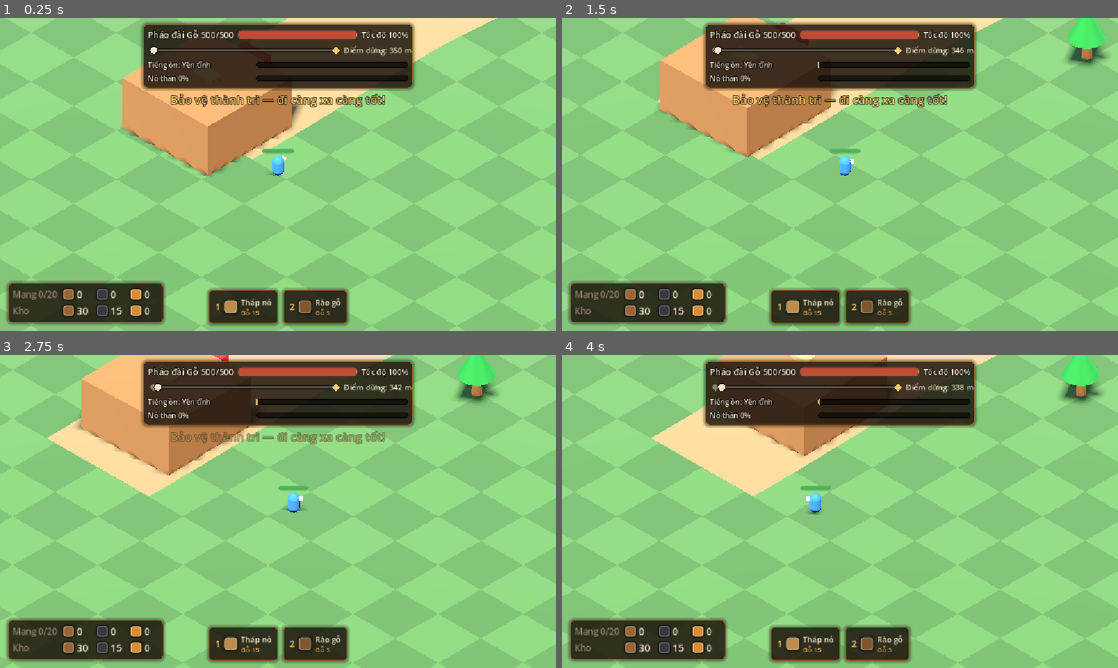
Above: before the commit, frames 1-4 (two rows, left to right).
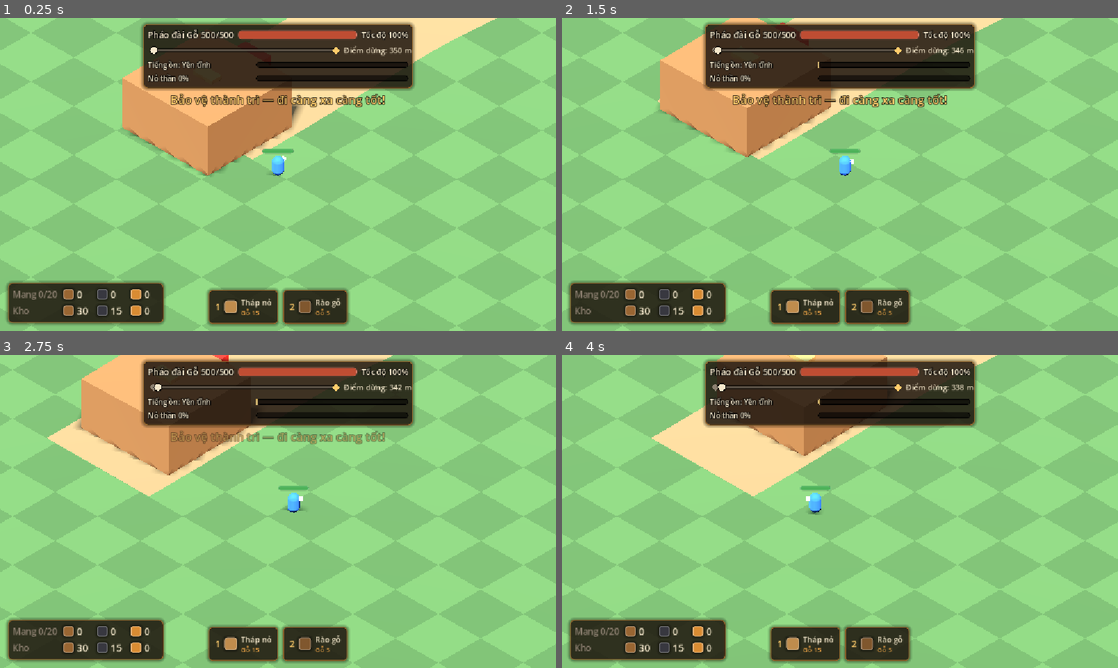
Above: after the commit, the same moments.

Repository: hieudeptrai196/thanhtri2
Game: Godot game, scene res://scenes/main.tscn
The game is run twice, just before and just after one commit, with the same random seed, the same clock (stepped at 60 frames per second) and the same inputs.
Inputs (mouse positions are in pixels of both pictures, inside the frame that each line leads up to):
- Up to frame 1 (0.25 s): no input
- Up to frame 2 (1.5 s): tap Enter at 0.5 s; move the mouse to (962, 158) at 0.52 s; press the mouse at (962, 158) at 0.53 s; hold D (move_right) 0.53-1.25 s; tap Space (ready) at 0.8 s; release the mouse at (962, 158) at 1.25 s; drag from (728, 190) to (812, 237) at 1.27 s
- Up to frame 3 (2.75 s): move the mouse to (333, 442) at 2.02 s; press the mouse at (333, 442) at 2.03 s; hold D (move_right) from 2.03 s (still down); tap Space (ready) at 2.3 s
- Up to frame 4 (4 s): release D (move_right) at 2.75 s; release the mouse at (895, 442) at 2.75 s; drag from (812, 574) to (673, 464) at 2.77 s; move the mouse to (1006, 558) at 3.52 s; hold A (move_left) from 3.53 s (still down); tap Shift (dash) at 3.6 s; click (1006, 558) at 3.67 s; tap Space (ready) at 3.8 s

The runs differ from the first frame. In frame 2, 0.9% of the frame differs, in the area x 90-99%, y 0-16%; in frame 3, 0.9%, in the area x 81-90%, y 0-16%; in frame 4, 0.9%.

Commit message:
M1.8: chọn 1 trong 2 tuyến ở điểm dừng
- RouteType (.tres): Rừng già, Mỏ than, Đồng bằng, Đền hoang — hệ số cây/than/bom, tốc độ sinh/máu quái, rơi đồ, màu đất
- 2 tuyến rút theo seed mỗi điểm dừng; không chọn thì lấy tuyến 1; áp dụng tới điểm dừng kế
- RouteContent hoãn nội dung sau điểm dừng tới khi chọn tuyến; Spawner nhận hệ số tuyến
- Bảng điểm dừng có hàng chọn tuyến (vừa 720p); thông báo tuyến khi khởi hành
- Test 84/84 (test_route_choice.gd); test cũ độc lập với bom ngẫu nhiên

Co-Authored-By: Claude Opus 5.5 <noreply@anthropic.com>

Diff:
--- a/match/match.gd
+++ b/match/match.gd
@@ -38,11 +38,17 @@
 var elapsed: float = 0.0
 var kills: int = 0
 
+## Route types offered at the current stop, the pick (-1 = none yet), and the stretch being driven.
+var route_offers: Array[RouteType] = []
+var route_choice: int = -1
+var current_route: RouteType = null
+
 ## Weapon cards offered at the current stop, and which one was bought (-1 = none yet).
 var weapon_offers: Array[WeaponUpgrade] = []
 var weapon_choice: int = -1
 
 var _respawn_left: float = 0.0
+var _route_rng: RandomNumberGenerator
 
 
 func _ready() -> void:
@@ -60,11 +66,15 @@
 	_upgrade_panel.tier_upgrade_requested.connect(request_tier_upgrade)
 	_upgrade_panel.fortress_upgrade_requested.connect(request_fortress_upgrade)
 	_upgrade_panel.weapon_upgrade_requested.connect(request_weapon_upgrade)
+	_upgrade_panel.route_requested.connect(request_route)
 	_upgrade_panel.depart_requested.connect(_on_ready_requested)
 	_upgrade_panel.hide()
 	_result_screen.restart_requested.connect(restart)
 	_content.bomb_exploded.connect(_on_bomb_exploded)
 	_content.setup(_route, _seeded_rng("content"))
+	# Roadside content past the first stop waits until a route is picked there.
+	_content.set_content_limit(_route.stop_distance(0))
+	_route_rng = _seeded_rng("routes")
 	_route.setup(_seeded_rng("route"))
 
 	var players: Array[Node3D] = [_warrior]
@@ -193,6 +203,26 @@
 		_hud.show_toast(tr("TRUY ĐUỔI! Bầy quái dồn tới từ phía sau — chạy tới điểm dừng!"))
 
 
+## Picks the route for the stretch after this stop (may be changed until departure).
+func request_route(index: int) -> bool:
+	if not _follower.is_stopped or index < 0 or index >= route_offers.size():
+		return false
+	route_choice = index
+	_upgrade_panel.set_route_choice(index)
+	return true
+
+
+func _apply_route(type: RouteType) -> void:
+	current_route = type
+	_content.route_type = type
+	_content.set_content_limit(_follower.next_stop_distance())
+	_spawner.route_rate_multiplier = type.enemy_rate_multiplier
+	_spawner.route_health_multiplier = type.enemy_health_multiplier
+	var ground: ShaderMaterial = $Ground/Mesh.mesh.material
+	ground.set_shader_parameter(&"color_a", type.ground_color_a)
+	ground.set_shader_parameter(&"color_b", type.ground_color_b)
+
+
 func restart() -> void:
 	get_tree().paused = false
 	get_tree().reload_current_scene()
@@ -242,6 +272,9 @@
 
 func _on_enemy_dropped(contents: Dictionary, at: Vector3) -> void:
 	kills += 1
+	if current_route and current_route.drop_multiplier != 1.0:
+		for id in contents:
+			contents[id] = roundi(contents[id] * current_route.drop_multiplier)
 	_fortress.divine_crossbow.add_charge(_fortress.divine_crossbow.charge_per_kill)
 	_spawn_pickup(contents, at)
 
@@ -266,12 +299,19 @@
 	_spawner.clear()
 	weapon_offers = WeaponUpgrades.draw(rng, 3)
 	weapon_choice = -1
+	route_offers = RouteTypes.draw(_route_rng, 2)
+	route_choice = -1
 	_upgrade_panel.show()
 	_upgrade_panel.set_weapon_offers(weapon_offers)
+	_upgrade_panel.set_route_offers(route_offers)
 	_hud.show_toast(tr("Điểm dừng — nâng cấp rồi khởi hành"))
 
 
 func _on_departed() -> void:
 	_spawner.active = true
 	_upgrade_panel.hide()
-	_hud.show_toast(tr("Khởi hành!"))
+	if not route_offers.is_empty():
+		_apply_route(route_offers[maxi(route_choice, 0)])
+		_hud.show_toast(tr("Khởi hành — tuyến %s") % tr(current_route.display_name))
+	else:
+		_hud.show_toast(tr("Khởi hành!"))
--- a/match/match.tscn
+++ b/match/match.tscn
@@ -102,9 +102,9 @@
 anchor_right = 0.5
 anchor_bottom = 0.5
 offset_left = -500.0
-offset_top = -240.0
+offset_top = -300.0
 offset_right = 500.0
-offset_bottom = 240.0
+offset_bottom = 300.0
 grow_horizontal = 2
 grow_vertical = 2
 script = ExtResource("10_panel")
--- a/match/spawner.gd
+++ b/match/spawner.gd
@@ -17,6 +17,9 @@
 
 ## Optional; without it noise has no effect.
 var noise: NoiseMeter
+## Set by the match from the current route type.
+var route_rate_multiplier: float = 1.0
+var route_health_multiplier: float = 1.0
 
 var active: bool = false
 
@@ -46,7 +49,7 @@
 	if _time_left > 0.0:
 		return
 	var at := distance()
-	_time_left = difficulty.spawn_interval(at) / (noise.spawn_rate_multiplier() if noise else 1.0)
+	_time_left = difficulty.spawn_interval(at) / (noise.spawn_rate_multiplier() if noise else 1.0) / route_rate_multiplier
 	spawn_wave(difficulty.pack_size(at) + (noise.extra_pack_size() if noise else 0))
 
 
@@ -71,7 +74,7 @@
 	add_child(enemy)
 	enemy.global_position = spawn_position
 	enemy.setup(_fortress, _players)
-	enemy.apply_scaling(difficulty.health_multiplier(distance()), difficulty.damage_multiplier(distance()),
+	enemy.apply_scaling(difficulty.health_multiplier(distance()) * route_health_multiplier, difficulty.damage_multiplier(distance()),
 		noise.enemy_speed_multiplier() if noise else 1.0)
 	enemy.dropped.connect(enemy_dropped.emit)
 	return enemy
--- a/tests/game_test.gd
+++ b/tests/game_test.gd
@@ -103,6 +103,12 @@
 	return node
 
 
+## Removes the randomly placed bombs so a test is not affected by the road layout.
+func clear_random_bombs(match_node: Node) -> void:
+	for bomb in match_node.get_node("RouteContent").bombs():
+		bomb.free()
+
+
 func spawn_dummy(match_node: Node, at: Vector3) -> Node3D:
 	var dummy: Node3D = DUMMY_SCENE.instantiate()
 	match_node.add_child(dummy)
--- a/tests/test_bombs.gd
+++ b/tests/test_bombs.gd
@@ -5,6 +5,7 @@
 	var m := await start_match()
 	var fortress: Fortress = m.get_node("Fortress")
 	var content: RouteContent = m.get_node("RouteContent")
+	clear_random_bombs(m)
 	var bomb := content.place_bomb(fortress.follower.distance + 20.0)
 	var damage := bomb.damage
 	var explosions := []
--- a/tests/test_fortress_upgrades.gd
+++ b/tests/test_fortress_upgrades.gd
@@ -61,6 +61,7 @@
 func test_boiling_oil_pours_when_health_drops_a_step() -> void:
 	var m := await _match_at_stop()
 	var fortress := _quiet_fortress(m)
+	fortress.health.reset()  # bombs on the way may already have cost health
 	fortress.storage.add_all(OIL.costs[0])
 	check(m.request_fortress_upgrade(OIL), "boiling oil bought")
 	var enemy := _enemy_at_walls(m, 3.0)
--- a/tests/test_noise.gd
+++ b/tests/test_noise.gd
@@ -6,6 +6,7 @@
 	var fortress: Fortress = m.get_node("Fortress")
 	fortress.storage.add(&"coal", 50)
 	var noise: NoiseMeter = m.noise
+	clear_random_bombs(m)  # a bomb on the way would add its own noise
 	await seconds(10.0)
 	check_near(noise.value, 10.0 * noise.passive_per_second, 0.2, "passive noise after 10 s")
 	var before := noise.value
--- a/tests/test_route.gd
+++ b/tests/test_route.gd
@@ -63,6 +63,7 @@
 	var route: EndlessRoute = m.get_node("Route")
 	var content: RouteContent = m.get_node("RouteContent")
 	route.keep_behind = 5000.0  # keep the whole road so positions can be checked against it
+	content.set_content_limit(INF)  # place everything, not just up to the first stop
 	route.ensure_ahead(1200.0)
 	var trees := 0
 	var rocks := 0
--- /dev/null
+++ b/tests/test_route_choice.gd
@@ -0,0 +1,105 @@
+extends GameTest
+
+const FOREST := preload("res://world/routes/old_forest.tres")
+const PLAINS := preload("res://world/routes/plains.tres")
+const TEMPLE := preload("res://world/routes/ruined_temple.tres")
+
+
+func _match_at_stop(rng_seed: int = 1) -> Node:
+	var m := await start_match(rng_seed)
+	var follower: RouteFollower = m.get_node("Fortress/RouteFollower")
+	m.get_node("Fortress").storage.add(&"coal", 100)
+	follower.base_speed = 300.0
+	for i in 300:
+		await frames(1)
+		if follower.is_stopped:
+			break
+	check(follower.is_stopped, "fortress reaches the stop")
+	return m
+
+
+func _resources_between(m: Node, from: float, to: float, id: StringName) -> int:
+	var count := 0
+	for entry in m.get_node("RouteContent")._spawned:
+		if is_instance_valid(entry[0]) and entry[0] is ResourceNode and entry[0].resource_type.id == id and entry[1] >= from and entry[1] < to:
+			count += 1
+	return count
+
+
+func test_stop_offers_two_routes_deterministically() -> void:
+	var m := await _match_at_stop(21)
+	var first: Array = m.route_offers.map(func(r: RouteType) -> StringName: return r.id)
+	check(first.size() == 2 and first[0] != first[1], "two different routes offered: %s" % [first])
+	m = await _match_at_stop(21)
+	check(m.route_offers.map(func(r: RouteType) -> StringName: return r.id) == first, "same seed, same offer")
+
+
+func test_content_past_the_stop_waits_for_the_choice() -> void:
+	var m := await _match_at_stop()
+	var route: EndlessRoute = m.get_node("Route")
+	var stop := route.stop_distance(0)
+	var beyond := _resources_between(m, stop + route.segment_length, INF, &"wood") + _resources_between(m, stop + route.segment_length, INF, &"coal")
+	check(beyond == 0, "nothing placed past the stop before choosing, found %d" % beyond)
+	m.request_route(0)
+	m.get_node("Fortress/RouteFollower").depart()
+	await frames(2)
+	var placed := _resources_between(m, stop, route.stop_distance(1), &"wood") + _resources_between(m, stop, route.stop_distance(1), &"coal")
+	check(placed > 0, "the next stretch is filled once a route is picked (%d)" % placed)
+
+
+func test_route_changes_the_roadside_and_enemies() -> void:
+	var counts := {}
+	for type in [FOREST, PLAINS]:
+		var m := await _match_at_stop(5)
+		m.route_offers = Array([type, TEMPLE], TYPE_OBJECT, &"Resource", RouteType)
+		m.request_route(0)
+		m.get_node("Fortress/RouteFollower").depart()
+		await frames(2)
+		var route: EndlessRoute = m.get_node("Route")
+		route.ensure_ahead(route.stop_distance(1))
+		counts[type.id] = _resources_between(m, route.stop_distance(0), route.stop_distance(1), &"wood")
+		var spawner: Spawner = m.get_node("Spawner")
+		check(spawner.route_rate_multiplier == type.enemy_rate_multiplier, "%s sets the enemy rate" % type.id)
+		check(m.current_route == type, "%s is the current route" % type.id)
+	check(counts[&"old_forest"] > counts[&"plains"] * 2, "the old forest has far more trees: %s" % counts)
+
+
+func test_departing_without_choosing_takes_the_first_offer() -> void:
+	var m := await _match_at_stop()
+	var first: RouteType = m.route_offers[0]
+	m.get_node("Fortress/RouteFollower").depart()
+	await frames(1)
+	check(m.current_route == first, "first offer applied by default")
+
+
+func test_temple_enemies_are_tougher_and_drop_more() -> void:
+	var m := await _match_at_stop()
+	m.route_offers = Array([TEMPLE, PLAINS], TYPE_OBJECT, &"Resource", RouteType)
+	m.request_route(0)
+	m.get_node("Fortress/RouteFollower").depart()
+	await frames(2)
+	m.get_node("Fortress/RouteFollower").base_speed = 0.0  # or the next stop clears the enemy first
+	m.get_node("Spawner").active = false
+	var warrior: Warrior = m.get_node("Warrior")
+	warrior.global_position = m.get_node("Fortress").global_position + Vector3(30, 0.1, 0)
+	var enemy: Enemy = m.get_node("Spawner").spawn_one()
+	check(enemy.get_node("Health").max_health > 30.0 * 1.29, "temple enemies have more health")
+	enemy.global_position = warrior.global_position + Vector3(2, 0, 3)
+	check(await attack_until_freed(warrior, enemy, 600), "the warrior kills it")
+	await frames(2)
+	var bronze := warrior.inventory.get_amount(&"bronze")  # the warrior may already have picked it up
+	for pile: Pickup in m.get_node("Pickups").get_children():
+		bronze += pile.contents.get(&"bronze", 0)
+	check(bronze == 2, "and drop twice the bronze, got %d" % bronze)
+
+
+func test_panel_route_cards_pick_a_route() -> void:
+	var m := await _match_at_stop()
+	var panel: UpgradePanel = m.get_node("UI/UpgradePanel")
+	check(panel._route_cards.size() == 2, "two route cards")
+	panel._route_cards[1].pressed.emit()
+	check(m.route_choice == 1, "pressing a card picks that route")
+	var ground: ShaderMaterial = m.get_node("Ground/Mesh").mesh.material
+	m.get_node("Fortress/RouteFollower").depart()
+	await frames(1)
+	check(ground.get_shader_parameter(&"color_a") == m.route_offers[1].ground_color_a, "the ground takes the route's colour")
--- a/ui/upgrade_panel.gd
+++ b/ui/upgrade_panel.gd
@@ -6,6 +6,7 @@
 signal tier_upgrade_requested
 signal fortress_upgrade_requested(upgrade: FortressUpgrade)
 signal weapon_upgrade_requested(index: int)
+signal route_requested(index: int)
 signal depart_requested
 
 const WEAPON_CARD_SCENE := preload("res://ui/weapon_card.tscn")
@@ -17,6 +18,9 @@
 var _offers: Array[WeaponUpgrade] = []
 var _cards: Array[WeaponCard] = []
 var _chosen: int = -1
+var _routes_row: HBoxContainer
+var _route_cards: Array[Button] = []
+var _route_choice: int = -1
 
 
 func setup(fortress: Fortress) -> void:
@@ -30,6 +34,10 @@
 	box.add_theme_constant_override("separation", 12)
 	add_child(box)
 	box.add_child(UiStyle.label(tr("Điểm dừng — nâng cấp"), 28, UiStyle.BRONZE_BRIGHT))
+	box.add_child(UiStyle.label(tr("Chọn tuyến tiếp theo"), 18, UiStyle.MUTED))
+	_routes_row = HBoxContainer.new()
+	_routes_row.add_theme_constant_override("separation", 12)
+	box.add_child(_routes_row)
 
 	# Two columns keep the panel short enough for 720p: fortress on the left, weapon cards on the right.
 	var columns := HBoxContainer.new()
@@ -78,6 +86,26 @@
 	refresh()
 
 
+func set_route_offers(offers: Array[RouteType]) -> void:
+	for card in _route_cards:
+		card.queue_free()
+	_route_cards.clear()
+	for i in offers.size():
+		var card := _make_route_card(offers[i])
+		card.pressed.connect(route_requested.emit.bind(i))
+		_routes_row.add_child(card)
+		_route_cards.append(card)
+	set_route_choice(-1)
+
+
+func set_route_choice(index: int) -> void:
+	_route_choice = index
+	for i in _route_cards.size():
+		var chosen := i == index
+		_route_cards[i].add_theme_stylebox_override("normal", UiStyle.card_frame(UiStyle.BRONZE_BRIGHT if chosen else UiStyle.BRONZE.darkened(0.25), 4 if chosen else 2,
+			Color.WHITE, UiStyle.WOOD_LIGHT if chosen else UiStyle.WOOD))
+
+
 func set_weapon_choice(index: int) -> void:
 	_chosen = index
 	refresh()
@@ -114,6 +142,28 @@
 		card.set_chosen(_chosen == i)
 
 
+# Wide card: route name and what it trades off. Uses RouteType.art later when it exists.
+func _make_route_card(type: RouteType) -> Button:
+	var card := Button.new()
+	card.custom_minimum_size = Vector2(0, 74)
+	card.size_flags_horizontal = Control.SIZE_EXPAND_FILL
+	UiStyle.apply_card(card)
+	var margin := MarginContainer.new()
+	margin.set_anchors_and_offsets_preset(Control.PRESET_FULL_RECT)
+	margin.mouse_filter = Control.MOUSE_FILTER_IGNORE
+	for side in ["left", "right", "top", "bottom"]:
+		margin.add_theme_constant_override("margin_" + side, 10)
+	card.add_child(margin)
+	var column := VBoxContainer.new()
+	column.mouse_filter = Control.MOUSE_FILTER_IGNORE
+	margin.add_child(column)
+	column.add_child(UiStyle.label(tr(type.display_name), 19, UiStyle.BRONZE_BRIGHT))
+	var description := UiStyle.label(tr(type.description), 14)
+	description.autowrap_mode = TextServer.AUTOWRAP_WORD_SMART
+	column.add_child(description)
+	return card
+
+
 func _add_button(parent: Control, pressed_signal: Signal) -> Button:
 	var button := Button.new()
 	button.add_theme_font_size_override("font_size", 17)
--- a/world/route_content.gd
+++ b/world/route_content.gd
@@ -35,6 +35,13 @@
 var _spawned: Array = []
 var _next_stop_index: int = 0
 var _road_material: StandardMaterial3D
+## Random roadside content is only placed up to this distance (the next stop, until a route is
+## picked there); later segments wait their turn. INF = no limit.
+var content_limit: float = INF
+## The stretch being generated (null = neutral, no modifiers).
+var route_type: RouteType = null
+## [from, to] segments waiting for `content_limit` to move past them, in order.
+var _pending: Array = []
 
 
 func setup(route: EndlessRoute, rng: RandomNumberGenerator) -> void:
@@ -63,6 +70,14 @@
 	return bomb
 
 
+## Raises the content limit and places any waiting segments now inside it.
+func set_content_limit(limit: float) -> void:
+	content_limit = limit
+	while not _pending.is_empty() and _pending[0][0] < content_limit:
+		var segment: Array = _pending.pop_front()
+		_place_random_content(segment[0], segment[1])
+
+
 func bombs() -> Array[HiddenBomb]:
 	var result: Array[HiddenBomb] = []
 	for entry in _spawned:
@@ -84,14 +99,23 @@
 	while _route.stop_distance(_next_stop_index) <= to_distance:
 		_place(STOP_MARKER_SCENE.instantiate(), _route.stop_distance(_next_stop_index), 0.0)
 		_next_stop_index += 1
+	if from_distance >= content_limit or not _pending.is_empty():
+		_pending.append([from_distance, to_distance])
+	else:
+		_place_random_content(from_distance, to_distance)
+
+
+# Trees, coal and bombs for one segment, scaled by the current route type.
+func _place_random_content(from_distance: float, to_distance: float) -> void:
 	if to_distance <= clear_start:
 		return
 	var start := maxf(from_distance, clear_start)
-	for i in _rng.randi_range(trees_per_segment.x, trees_per_segment.y):
+	var trees := _rng.randi_range(trees_per_segment.x, trees_per_segment.y)
+	for i in floori(trees * (route_type.tree_multiplier if route_type else 1.0) + _rng.randf()):
 		_place(TREE_SCENE.instantiate(), _rng.randf_range(start, to_distance), _random_side(tree_band))
-	if _rng.randf() < coal_chance:
+	if _rng.randf() < coal_chance * (route_type.coal_multiplier if route_type else 1.0):
 		_place(COAL_SCENE.instantiate(), _rng.randf_range(start, to_distance), _random_side(coal_band))
-	if _rng.randf() < bomb_chance:
+	if _rng.randf() < bomb_chance * (route_type.bomb_multiplier if route_type else 1.0):
 		var at := _rng.randf_range(start, to_distance)
 		if not _near_stop(at):
 			place_bomb(at)
--- /dev/null
+++ b/world/route_type.gd
@@ -0,0 +1,20 @@
+class_name RouteType
+extends Resource
+## A kind of road stretch offered at stops. Applies from the stop where it is picked to the next one:
+## how rich the roadside is, how dangerous it is, and how it looks.
+
+@export var id: StringName
+## Shown to players through tr().
+@export var display_name: String
+@export_multiline var description: String
+@export var tree_multiplier: float = 1.0
+@export var coal_multiplier: float = 1.0
+@export var bomb_multiplier: float = 1.0
+@export var enemy_rate_multiplier: float = 1.0
+@export var enemy_health_multiplier: float = 1.0
+## Multiplies what enemies drop (bronze).
+@export var drop_multiplier: float = 1.0
+@export var ground_color_a: Color = Color(0.32, 0.45, 0.25)
+@export var ground_color_b: Color = Color(0.28, 0.40, 0.22)
+## Card illustration. Optional: the card shows a placeholder until art exists.
+@export var art: Texture2D
--- /dev/null
+++ b/world/route_types.gd
@@ -0,0 +1,20 @@
+class_name RouteTypes
+## Road stretches that stops can offer.
+
+const ALL: Array[RouteType] = [
+	preload("res://world/routes/old_forest.tres"),
+	preload("res://world/routes/coal_mine.tres"),
+	preload("res://world/routes/plains.tres"),
+	preload("res://world/routes/ruined_temple.tres"),
+]
+
+
+## `count` distinct route types drawn with the given RNG (seeded by the run).
+static func draw(rng: RandomNumberGenerator, count: int) -> Array[RouteType]:
+	var pool := ALL.duplicate()
+	for i in range(pool.size() - 1, 0, -1):
+		var j := rng.randi_range(0, i)
+		var swap: RouteType = pool[i]
+		pool[i] = pool[j]
+		pool[j] = swap
+	return pool.slice(0, mini(count, pool.size()))
--- /dev/null
+++ b/world/routes/coal_mine.tres
@@ -0,0 +1,14 @@
+[gd_resource type="Resource" script_class="RouteType" format=3]
+
+[ext_resource type="Script" path="res://world/route_type.gd" id="1_route"]
+
+[resource]
+script = ExtResource("1_route")
+id = &"coal_mine"
+display_name = "Mỏ than"
+description = "Than nằm khắp nơi — nhưng đầy bom ẩn và ít cây."
+coal_multiplier = 3.0
+tree_multiplier = 0.5
+bomb_multiplier = 2.0
+ground_color_a = Color(0.36, 0.36, 0.33, 1)
+ground_color_b = Color(0.31, 0.31, 0.29, 1)
--- /dev/null
+++ b/world/routes/old_forest.tres
@@ -0,0 +1,14 @@
+[gd_resource type="Resource" script_class="RouteType" format=3]
+
+[ext_resource type="Script" path="res://world/route_type.gd" id="1_route"]
+
+[resource]
+script = ExtResource("1_route")
+id = &"old_forest"
+display_name = "Rừng già"
+description = "Cây cối um tùm — nhiều Gỗ, nhưng quái kéo tới dày hơn và ít than."
+tree_multiplier = 2.5
+coal_multiplier = 0.5
+enemy_rate_multiplier = 1.3
+ground_color_a = Color(0.2, 0.36, 0.16, 1)
+ground_color_b = Color(0.17, 0.31, 0.14, 1)
--- /dev/null
+++ b/world/routes/plains.tres
@@ -0,0 +1,14 @@
+[gd_resource type="Resource" script_class="RouteType" format=3]
+
+[ext_resource type="Script" path="res://world/route_type.gd" id="1_route"]
+
+[resource]
+script = ExtResource("1_route")
+id = &"plains"
+display_name = "Đồng bằng"
+description = "Yên bình, quái thưa — nhưng tài nguyên cũng nghèo."
+tree_multiplier = 0.7
+coal_multiplier = 0.7
+enemy_rate_multiplier = 0.8
+ground_color_a = Color(0.45, 0.55, 0.28, 1)
+ground_color_b = Color(0.41, 0.5, 0.25, 1)
--- /dev/null
+++ b/world/routes/ruined_temple.tres
@@ -0,0 +1,13 @@
+[gd_resource type="Resource" script_class="RouteType" format=3]
+
+[ext_resource type="Script" path="res://world/route_type.gd" id="1_route"]
+
+[resource]
+script = ExtResource("1_route")
+id = &"ruined_temple"
+display_name = "Đền hoang"
+description = "Quái ở đây giữ nhiều Đồng — nhưng chúng trâu hơn."
+drop_multiplier = 2.0
+enemy_health_multiplier = 1.3
+ground_color_a = Color(0.42, 0.34, 0.26, 1)
+ground_color_b = Color(0.37, 0.3, 0.23, 1)
Not shown, added: tests/test_route_choice.gd.uid
Not shown, added: world/route_type.gd.uid
Not shown, added: world/route_types.gd.uid
Not shown, changed: CLAUDE.md
Not shown, changed: docs/PROGRESS.md
